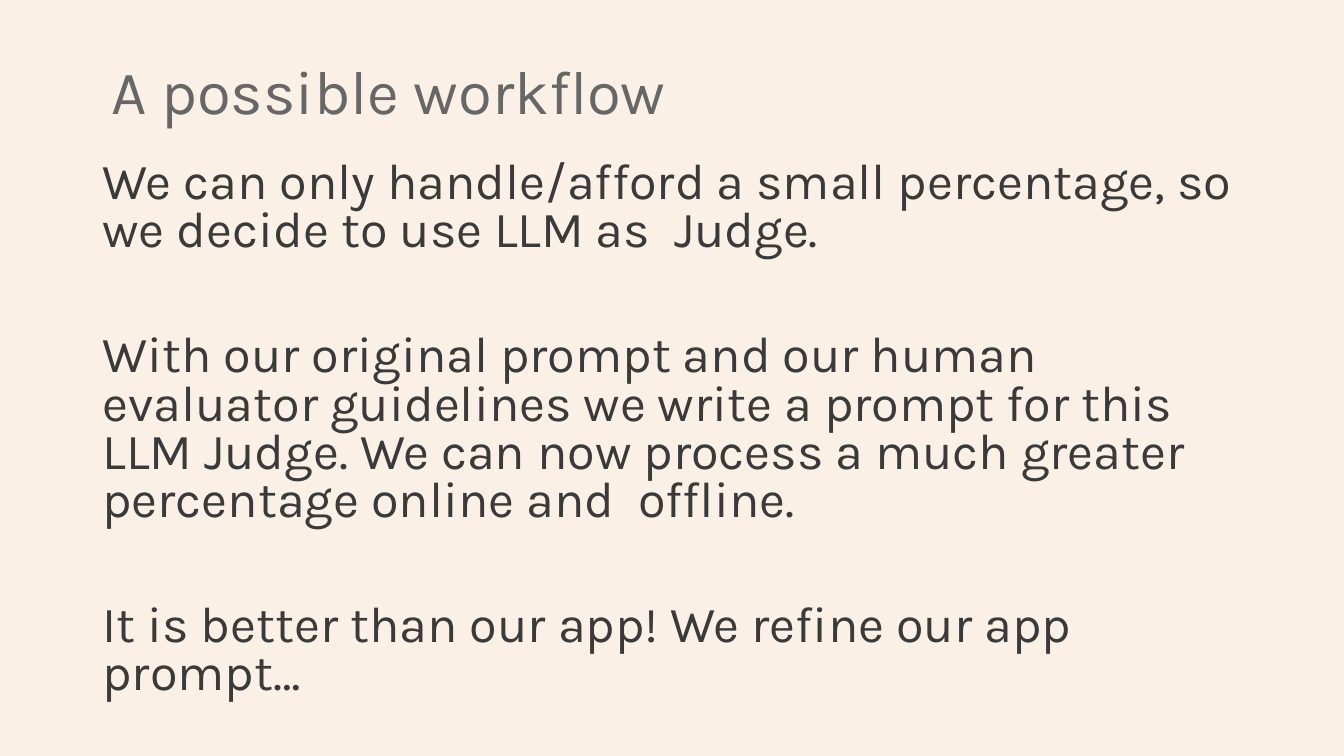
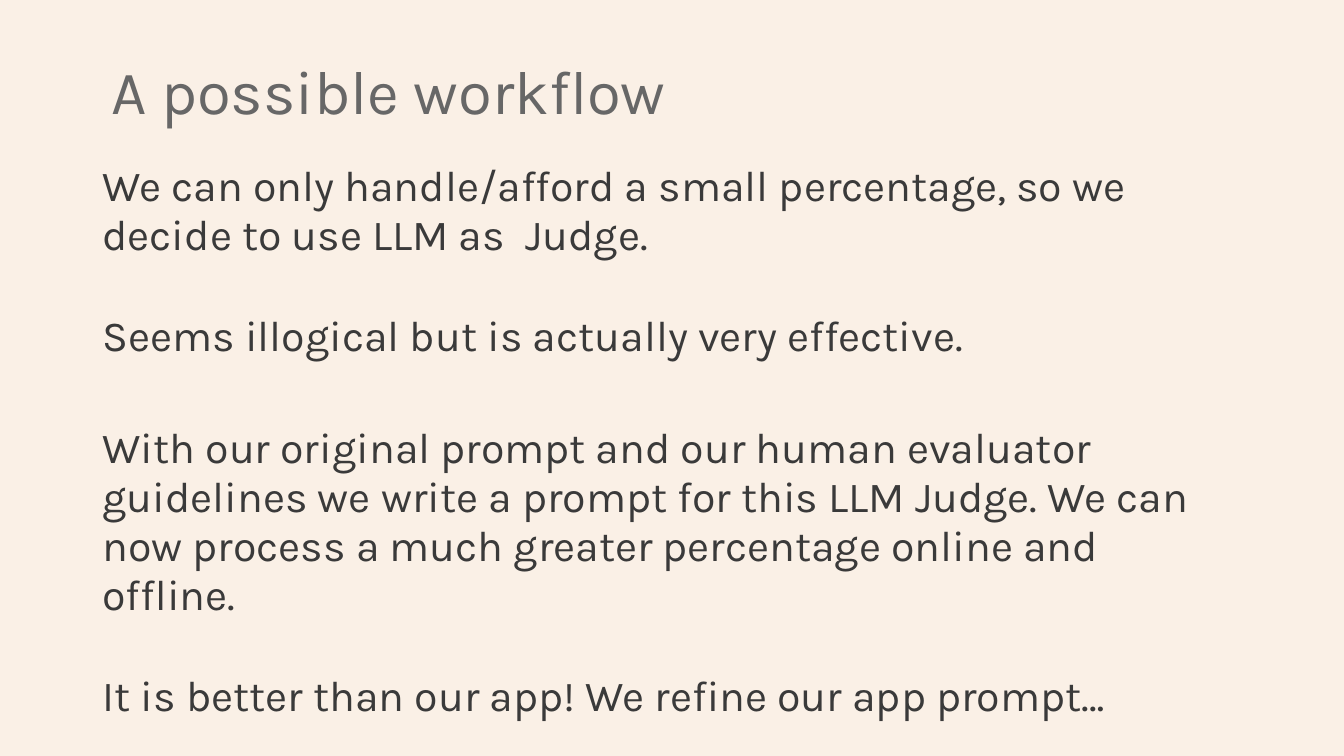
Before and after one commit to Python-Test-Engineer/eval-framework, a slide deck: slide 18 of PYDATA_LONDON_02SEP2025.pptx (slide 19 before the commit). Drawn at 1344x756 pixels with LibreOffice and Linux fonts; fonts in the diff are those of the drawing. Boxes give left, top, right and bottom in pixels: in the first picture for what was removed or moved away, otherwise in the second. Text is boxed around its words. In the diff, an @@ line names an element or a change of style, - is before the commit and + after.

```diff
--- a/PYDATA_LONDON_02SEP2025.pptx
+++ b/PYDATA_LONDON_02SEP2025.pptx
@@ text at [102, 169, 1189, 721]: size 36 to 30.6 pt in "We can only handle/afford a small percentage, ...", "With our original prompt and our human ...", "It is better than our app! We ..."; line spacing 0.8 to 35pt; line spacing 0.8 to 0.7 @@
@@ text at [102, 321, 962, 362]: paragraph added @@
+Seems illogical but is actually very effective.
```
Also in this commit, not shown: 6 other slides changed, 1 slide removed, 1 other file.
